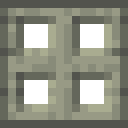
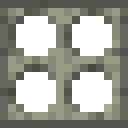
Layers edited between the first and the second 128 × 128 image:
painted on "oak_trapdoor.png" over [8, 0, 112, 120]
